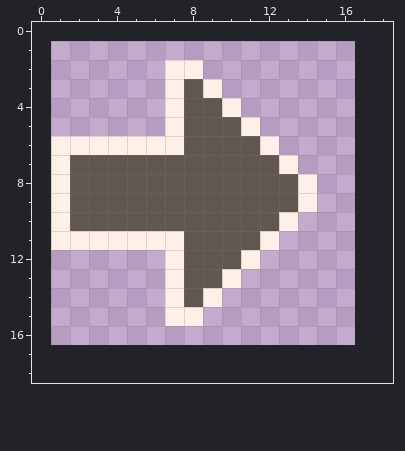
Edited in one commit: pixel-art sprite (jamAssets/cursors/right.png). Above, as it was before the edit.
The file is 32x32 pixels, drawn in blocks of 2x2; one block is one cell here. The old version is drawn lined up with the new one, on the new canvas.
After the commit:
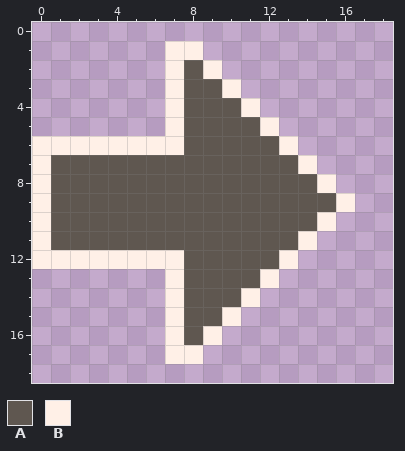
Palette (. is transparent): A #5f5750  B #fff0e7
Diff:
canvas 16x16 -> 19x19, the old top-left corner now at 1,1
@@ x 0..18 @@
  0 ...................
- 1 ...................
- 2 .......BB..........
- 3 .......BAB.........
- 4 .......BAAB........
- 5 .......BAAAB.......
- 6 .BBBBBBBAAAAB......
- 7 .BAAAAAAAAAAAB.....
- 8 .BAAAAAAAAAAAAB....
- 9 .BAAAAAAAAAAAAB....
-10 .BAAAAAAAAAAAB.....
-11 .BBBBBBBAAAAB......
-12 .......BAAAB.......
-13 .......BAAB........
-14 .......BAB.........
-15 .......BB..........
-16 ...................
-17 ...................
+ 1 .......BB..........
+ 2 .......BAB.........
+ 3 .......BAAB........
+ 4 .......BAAAB.......
+ 5 .......BAAAAB......
+ 6 BBBBBBBBAAAAAB.....
+ 7 BAAAAAAAAAAAAAB....
+ 8 BAAAAAAAAAAAAAAB...
+ 9 BAAAAAAAAAAAAAAAB..
+10 BAAAAAAAAAAAAAAB...
+11 BAAAAAAAAAAAAAB....
+12 BBBBBBBBAAAAAB.....
+13 .......BAAAAB......
+14 .......BAAAB.......
+15 .......BAAB........
+16 .......BAB.........
+17 .......BB..........
 18 ...................
Changed places in both pictures, as pixel boxes (x1, y1, x2, y2):
changed: (32, 41, 355, 364)
